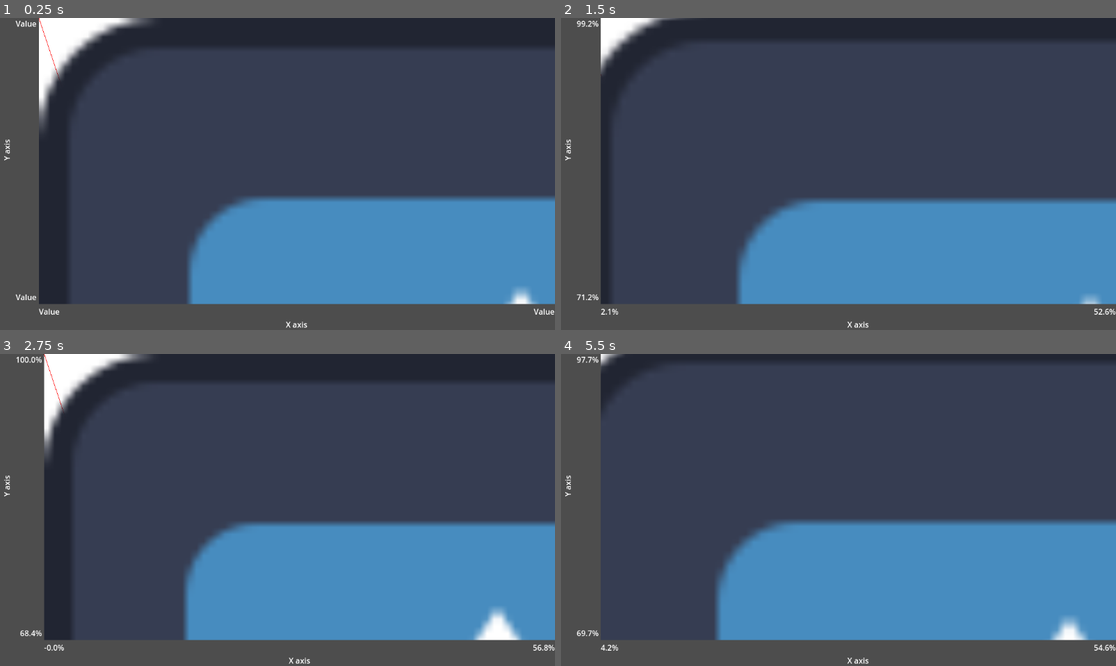
Above: before the commit, frames 1-4 (two rows, left to right).
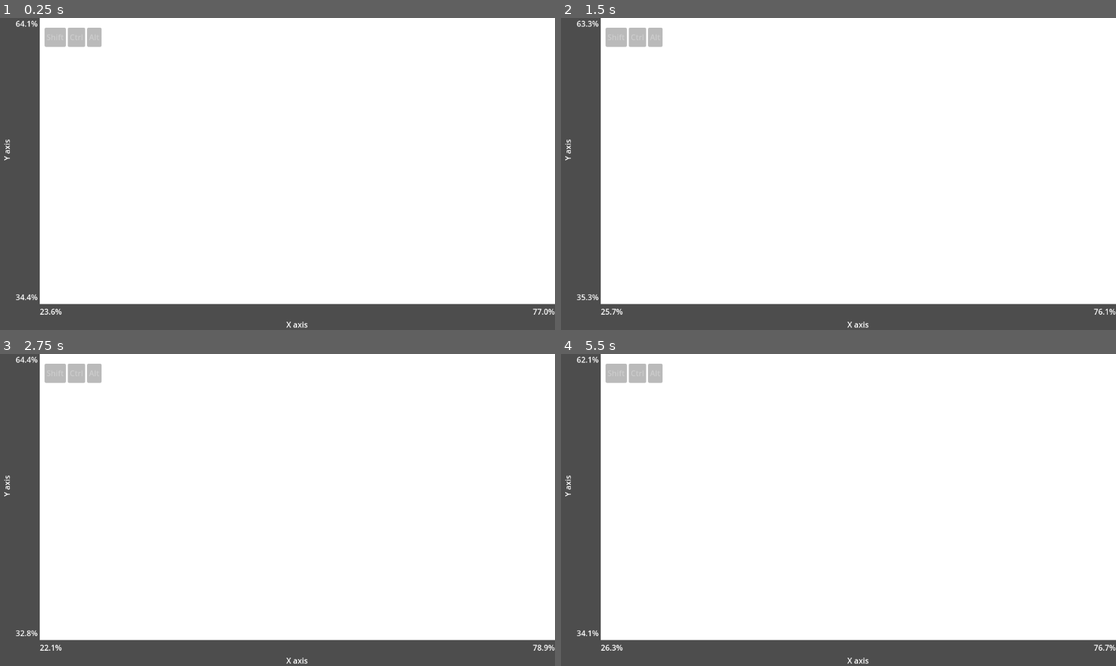
Above: after the commit, the same moments.

Repository: turboseb/chromatography
Game: Godot game, scene res://Plot/graph.tscn
The game is run twice, just before and just after one commit, with the same random seed, the same clock (stepped at 60 frames per second) and the same inputs. The engine's default icon, where the game draws it, is replaced by a stand-in: a white triangle on a blue panel in a dark square.
Inputs (mouse positions are in pixels of both pictures, inside the frame that each line leads up to):
- Up to frame 1 (0.25 s): no input
- Up to frame 2 (1.5 s): tap Enter at 0.5 s; move the mouse to (960, 158) at 0.52 s; hold D 0.53-1.25 s; tap Middle mouse button (panning) at 0.6 s; click (960, 158) at 0.67 s; tap Mouse wheel up (x_zoom_in) at 0.8 s; tap Space at 1.25 s; drag from (727, 189) to (810, 236) at 1.27 s
- Up to frame 3 (2.75 s): tap Enter at 2 s; move the mouse to (333, 441) at 2.02 s; hold D from 2.03 s (still down); tap Mouse wheel down (x_zoom_out) at 2.1 s; click (333, 441) at 2.17 s; tap Middle mouse button (panning) at 2.3 s
- Up to frame 4 (5.5 s): release D at 2.75 s; tap Space at 2.75, 4.25 s; drag from (810, 572) to (672, 463) at 2.77 s; tap Enter at 3.5 s; move the mouse to (1005, 556) at 3.52 s; hold A 3.53-4.25 s; tap Mouse wheel up (x_zoom_in) at 3.6, 5.3 s; click (1005, 556) at 3.67 s; tap Mouse wheel down (x_zoom_out) at 3.8 s; drag from (672, 463) to (755, 432) at 4.27 s; move the mouse to (866, 510) at 5.02 s; hold S from 5.03 s (still down); tap Backspace at 5.1 s; click (866, 510) at 5.17 s

The runs differ from the first frame. In frame 1, 85% of the frame differs, in the area x 2-100%, y 0-100%; in frame 2, 85%; in frame 3, 84%; in frame 4, 85%, in the area x 2-100%, y 0-96%.

Commit message:
scroll panning

Diff:
--- a/Plot/Graduation/graduation_calculatiion.gd
+++ b/Plot/Graduation/graduation_calculatiion.gd
@@ -19,6 +19,6 @@
 	min_x.text = "%.1f" % (-graph.position.x / graph.size.x / graph.scale.x * 100) + "%"
 	max_x.text = "%.1f" % ((-graph.position.x + graph_container_size.x) / graph.size.x / graph.scale.x * 100) + "%"
 
-	## these dont even need to use the y scale value, but in case of potential future modifications, they're kept that way
+
 	min_y.text = "%.1f" % (100 - (-graph.position.y / graph.size.y / graph.scale.y * 100)) + "%"
 	max_y.text = "%.1f" % (100 - (-graph.position.y + graph_container_size.y) / graph.size.y / graph.scale.y * 100) + "%"
--- a/Plot/graph.gd
+++ b/Plot/graph.gd
@@ -20,7 +20,9 @@
 @export_category("User Experience")
 ## amount of zoom for each scroll input
 @export var zoom_step: float
-var zoom_step_vector: Vector2
+
+##amount of movement for each scroll input
+@export var scroll_step: float
 
 ## is the graph being panned
 var panning: bool
@@ -38,37 +40,43 @@
 func graph_container_resized() -> void:
 	if panning:
 		return
+	set_panning_limit()
 	graph_container_size = graph_container.size
-	set_panning_limit()
-
-	var scale_limit_x =  graph_container_size.x / size.x
-	var scale_limit_y =  graph_container_size.y / size.y
-	scale_limit = Vector2(scale_limit_x, scale_limit_y)
-	print(scale_limit)
+	clamp_position(position.x, position.y)
+	clamp_scale(scale.x, scale.y)
+
 
 ## called on zoom
-func clamp_position(new_position_x: float = , new_position_y: float = ) ->void:
+func clamp_position(new_position_x = null, new_position_y = null) ->void:
 	set_panning_limit()
 	if new_position_x:
 		position.x = clamp(new_position_x, panning_limit.x, 0)
 	if new_position_y:
 		position.y = clamp(new_position_y, panning_limit.y, 0)
-
-
-
+	graduation.recalculate()
+
+## called by graph_container_resized(), can't be used by zoom functions as they need the zoom ratio to calculate the position offset
+func clamp_scale(new_scale_x = null, new_scale_y = null) ->void:
+	set_scale_limit()
+	if new_scale_x:
+		scale.x = max(new_scale_x, scale_limit.x)
+		scale.y = max(new_scale_y, scale_limit.y)
+	graduation.recalculate()
+
+## FIXME called by clamp_position(), could be called when the graph is resized and on graph_container_resized() to call it less often
 func set_panning_limit() ->void:
 	panning_limit = graph_container_size - size * scale
 
-func _ready() -> void:
-	## transfer the export zoom step value to the vector2
-	zoom_step_vector = Vector2(zoom_step, zoom_step)
-	##draw the line on init
-	#queue_redraw()
+func set_scale_limit() ->void:
+	var scale_limit_x =  graph_container_size.x / size.x
+	var scale_limit_y =  graph_container_size.y / size.y
+	scale_limit = Vector2(scale_limit_x, scale_limit_y)
+
 
 func _draw() -> void:
 	draw_polyline(chart, line_color, line_width)
 
-## Called when the input is done as the graph is moused over, also works when releasing outside of the graph
+## Called when the input is done as the graph is moused over, also works when releasing said input outside of the graph
 func _on_gui_input(event: InputEvent) -> void:
 	if event is InputEventMouseButton:
 		if Input.is_action_just_pressed("panning"):
@@ -77,6 +85,31 @@
 		if Input.is_action_just_released("panning"):
 			deactivate_panning()
 			print("no panning")
+
+
+
+
+		if Input.is_action_just_released("x_scroll_left"):
+			if !panning:
+				scroll_position(0, -1)
+				return
+		if Input.is_action_just_released("x_scroll_right"):
+			if !panning:
+				scroll_position(0, 1)
+				return
+
+		if Input.is_action_just_released("y_scroll_up"):
+			if !panning:
+				scroll_position(1, -1)
+				return
+		if Input.is_action_just_released("y_scroll_down"):
+			if !panning:
+				scroll_position(1, 1)
+				return
+
+
+
+
 		if Input.is_action_just_released("y_zoom_in"):
 			if !panning:
 				zoom_in_y()
@@ -100,24 +133,24 @@
 			if !panning:
 				zoom_in_x()
 				zoom_in_y()
-				#var new_scale = scale + zoom_step_vector
-				#var scale_ratio = Vector2(new_scale.x/scale.x - 1, new_scale.y/scale.y - 1)
-				#
-				#var new_position = position + (global_position - get_viewport().get_mouse_position()) * scale_ratio
-				#scale = new_scale
-				#clamp_position(new_position.x, new_position.y)
-				#graduation.recalculate()
-
+				return
 		if Input.is_action_just_released("zoom_out"):
 			if !panning:
 				zoom_out_x()
 				zoom_out_y()
-				#var new_scale =  Vector2(max(scale.x - zoom_step, scale_limit.x), max(scale.y - zoom_step, scale_limit.y))
-				#var scale_ratio = new_scale/scale - Vector2(1, 1)
-				#var new_position = position + (global_position - get_viewport().get_mouse_position()) * scale_ratio
-				#scale = new_scale
-				#clamp_position(new_position.x, new_position.y)
-				#graduation.recalculate()
+				return
+
+
+## called when scroll panning, the axis value is 0 for x and 1 for y, the movement along the axis is 1 or -1
+func scroll_position(axis: int, movement: float) ->void:
+	match axis:
+		0: #X-AXIS
+			var new_position_x: float = position.x + movement * scroll_step
+			clamp_position(new_position_x, null)
+		1: #Y-AXIS
+			var new_position_y: float = position.y + movement * scroll_step
+			clamp_position(null, new_position_y)
+
 
 func zoom_in_x():
 	var new_scale_x = scale.x + zoom_step
@@ -125,7 +158,7 @@
 
 	var new_position_x = position.x + (global_position.x - get_viewport().get_mouse_position().x) * scale_ratio_x
 	scale.x = new_scale_x
-	clamp_position(new_position_x, position.y)
+	clamp_position(new_position_x, null)
 	graduation.recalculate()
 
 func zoom_out_x():
@@ -134,7 +167,7 @@
 
 	var new_position_x = position.x + (global_position.x - get_viewport().get_mouse_position().x) * scale_ratio_x
 	scale.x = new_scale_x
-	clamp_position(new_position_x, position.y)
+	clamp_position(new_position_x, null)
 	graduation.recalculate()
 
 func zoom_in_y():
@@ -143,7 +176,7 @@
 
 	var new_position_y = position.y + (global_position.y - get_viewport().get_mouse_position().y) * scale_ratio_y
 	scale.y = new_scale_y
-	clamp_position(position.x, new_position_y)
+	clamp_position(null, new_position_y)
 	graduation.recalculate()
 
 func zoom_out_y():
@@ -152,7 +185,7 @@
 
 	var new_position_y = position.y + (global_position.y - get_viewport().get_mouse_position().y) * scale_ratio_y
 	scale.y = new_scale_y
-	clamp_position(position.x, new_position_y)
+	clamp_position(null, new_position_y)
 	graduation.recalculate()
 
 func _input(event: InputEvent) -> void:
--- a/Plot/graph.tscn
+++ b/Plot/graph.tscn
@@ -1,8 +1,9 @@
-[gd_scene load_steps=4 format=3 uid="uid://dfouncjiebr5x"]
+[gd_scene load_steps=5 format=3 uid="uid://dfouncjiebr5x"]
 
 [ext_resource type="Script" path="res://Plot/graph.gd" id="1_4gm7v"]
 [ext_resource type="Script" path="res://Plot/Graduation/graduation_calculatiion.gd" id="2_s3qre"]
 [ext_resource type="Texture2D" uid="uid://n3vpwldlib21" path="res://icon.svg" id="3_0u6l1"]
+[ext_resource type="Script" path="res://visualisation of inputs/button.gd" id="4_du0dc"]
 
 [node name="Graph" type="Control"]
 layout_mode = 3
@@ -100,18 +101,21 @@
 [node name="InnerGraph" type="ColorRect" parent="YGraphContainer/XGraphContainer/GraphContainer/ContainerRelease" node_paths=PackedStringArray("graph_container", "graduation")]
 custom_minimum_size = Vector2(2000, 2000)
 layout_mode = 2
-offset_right = 2000.0
-offset_bottom = 2000.0
+offset_left = -472.0
+offset_top = -718.0
+offset_right = 1528.0
+offset_bottom = 1282.0
 grow_horizontal = 2
 grow_vertical = 2
 size_flags_vertical = 3
 script = ExtResource("1_4gm7v")
 chart = PackedVector2Array(0, 0, 100, 300, 400, 500, 1152, 307)
 line_color = Color(1, 0, 0, 1)
-line_width = -5.0
+line_width = -500.0
 graph_container = NodePath("../..")
 graduation = NodePath("GraduationCalculatiion")
 zoom_step = 0.06
+scroll_step = 5.0
 
 [node name="GraduationCalculatiion" type="Node" parent="YGraphContainer/XGraphContainer/GraphContainer/ContainerRelease/InnerGraph" node_paths=PackedStringArray("graph", "min_x", "max_x", "min_y", "max_y")]
 script = ExtResource("2_s3qre")
@@ -122,6 +126,7 @@
 max_y = NodePath("../../../../../YAxis/YGraduation/Ymax")
 
 [node name="TextureRect" type="TextureRect" parent="YGraphContainer/XGraphContainer/GraphContainer/ContainerRelease/InnerGraph"]
+visible = false
 layout_mode = 1
 anchors_preset = 15
 anchor_right = 1.0
@@ -160,5 +165,41 @@
 "
 horizontal_alignment = 1
 
+[node name="Control" type="Control" parent="."]
+anchors_preset = 0
+offset_left = 94.0
+offset_top = 20.0
+offset_right = 134.0
+offset_bottom = 60.0
+
+[node name="BoxContainer" type="BoxContainer" parent="Control"]
+layout_mode = 0
+offset_right = 40.0
+offset_bottom = 40.0
+
+[node name="Button3" type="Button" parent="Control/BoxContainer"]
+layout_mode = 2
+disabled = true
+button_mask = 0
+text = "Shift"
+script = ExtResource("4_du0dc")
+input_name = "shift"
+
+[node name="Button" type="Button" parent="Control/BoxContainer"]
+layout_mode = 2
+disabled = true
+button_mask = 0
+text = "Ctrl"
+script = ExtResource("4_du0dc")
+input_name = "control"
+
+[node name="Button2" type="Button" parent="Control/BoxContainer"]
+layout_mode = 2
+disabled = true
+button_mask = 0
+text = "Alt"
+script = ExtResource("4_du0dc")
+input_name = "alt"
+
 [connection signal="resized" from="YGraphContainer/XGraphContainer/GraphContainer" to="YGraphContainer/XGraphContainer/GraphContainer/ContainerRelease/InnerGraph" method="graph_container_resized"]
 [connection signal="gui_input" from="YGraphContainer/XGraphContainer/GraphContainer/ContainerRelease/InnerGraph" to="YGraphContainer/XGraphContainer/GraphContainer/ContainerRelease/InnerGraph" method="_on_gui_input"]
--- a/project.godot
+++ b/project.godot
@@ -48,11 +48,46 @@
 }
 x_zoom_in={
 "deadzone": 0.5,
-"events": [Object(InputEventMouseButton,"resource_local_to_scene":false,"resource_name":"","device":-1,"window_id":0,"alt_pressed":true,"shift_pressed":false,"ctrl_pressed":false,"meta_pressed":fa …(175 unchanged characters)…
+"events": [Object(InputEventMouseButton,"resource_local_to_scene":false,"resource_name":"","device":-1,"window_id":0,"alt_pressed":false,"shift_pressed":true,"ctrl_pressed":false,"meta_pressed":fa …(175 unchanged characters)…
 ]
 }
 x_zoom_out={
 "deadzone": 0.5,
-"events": [Object(InputEventMouseButton,"resource_local_to_scene":false,"resource_name":"","device":-1,"window_id":0,"alt_pressed":true,"shift_pressed":false,"ctrl_pressed":false,"meta_pressed":fa …(175 unchanged characters)…
+"events": [Object(InputEventMouseButton,"resource_local_to_scene":false,"resource_name":"","device":-1,"window_id":0,"alt_pressed":false,"shift_pressed":true,"ctrl_pressed":false,"meta_pressed":fa …(175 unchanged characters)…
 ]
 }
+alt={
+"deadzone": 0.5,
+"events": [Object(InputEventKey,"resource_local_to_scene":false,"resource_name":"","device":-1,"window_id":0,"alt_pressed":false,"shift_pressed":false,"ctrl_pressed":false,"meta_pressed":false,"pressed":false,"keycode":0,"physical_keycode":4194328,"key_label":0,"unicode":0,"location":0,"echo":false,"script":null)
+]
+}
+control={
+"deadzone": 0.5,
+"events": [Object(InputEventKey,"resource_local_to_scene":false,"resource_name":"","device":-1,"window_id":0,"alt_pressed":false,"shift_pressed":false,"ctrl_pressed":false,"meta_pressed":false,"pressed":false,"keycode":0,"physical_keycode":4194326,"key_label":0,"unicode":0,"location":0,"echo":false,"script":null)
+]
+}
+shift={
+"deadzone": 0.5,
+"events": [Object(InputEventKey,"resource_local_to_scene":false,"resource_name":"","device":-1,"window_id":0,"alt_pressed":false,"shift_pressed":false,"ctrl_pressed":false,"meta_pressed":false,"pressed":false,"keycode":0,"physical_keycode":4194325,"key_label":0,"unicode":0,"location":0,"echo":false,"script":null)
+]
+}
+x_scroll_left={
+"deadzone": 0.5,
+"events": [Object(InputEventMouseButton,"resource_local_to_scene":false,"resource_name":"","device":-1,"window_id":0,"alt_pressed":true,"shift_pressed":true,"ctrl_pressed":false,"meta_pressed":false,"button_mask":0,"position":Vector2(0, 0),"global_position":Vector2(0, 0),"factor":1.0,"button_index":5,"canceled":false,"pressed":false,"double_click":false,"script":null)
+]
+}
+x_scroll_right={
+"deadzone": 0.5,
+"events": [Object(InputEventMouseButton,"resource_local_to_scene":false,"resource_name":"","device":-1,"window_id":0,"alt_pressed":true,"shift_pressed":true,"ctrl_pressed":false,"meta_pressed":false,"button_mask":0,"position":Vector2(0, 0),"global_position":Vector2(0, 0),"factor":1.0,"button_index":4,"canceled":false,"pressed":false,"double_click":false,"script":null)
+]
+}
+y_scroll_up={
+"deadzone": 0.5,
+"events": [Object(InputEventMouseButton,"resource_local_to_scene":false,"resource_name":"","device":-1,"window_id":0,"alt_pressed":true,"shift_pressed":false,"ctrl_pressed":true,"meta_pressed":false,"button_mask":0,"position":Vector2(0, 0),"global_position":Vector2(0, 0),"factor":1.0,"button_index":4,"canceled":false,"pressed":false,"double_click":false,"script":null)
+]
+}
+y_scroll_down={
+"deadzone": 0.5,
+"events": [Object(InputEventMouseButton,"resource_local_to_scene":false,"resource_name":"","device":-1,"window_id":0,"alt_pressed":true,"shift_pressed":false,"ctrl_pressed":true,"meta_pressed":false,"button_mask":0,"position":Vector2(0, 0),"global_position":Vector2(0, 0),"factor":1.0,"button_index":5,"canceled":false,"pressed":false,"double_click":false,"script":null)
+]
+}
--- /dev/null
+++ b/visualisation of inputs/button.gd
@@ -0,0 +1,11 @@
+extends Button
+
+@export var input_name: String
+
+
+func _input(event: InputEvent) -> void:
+	if Input.is_action_just_pressed(input_name):
+		disabled = false
+
+	if Input.is_action_just_released(input_name):
+		disabled = true
Not shown, changed: kanban_tasks_data.kanban
